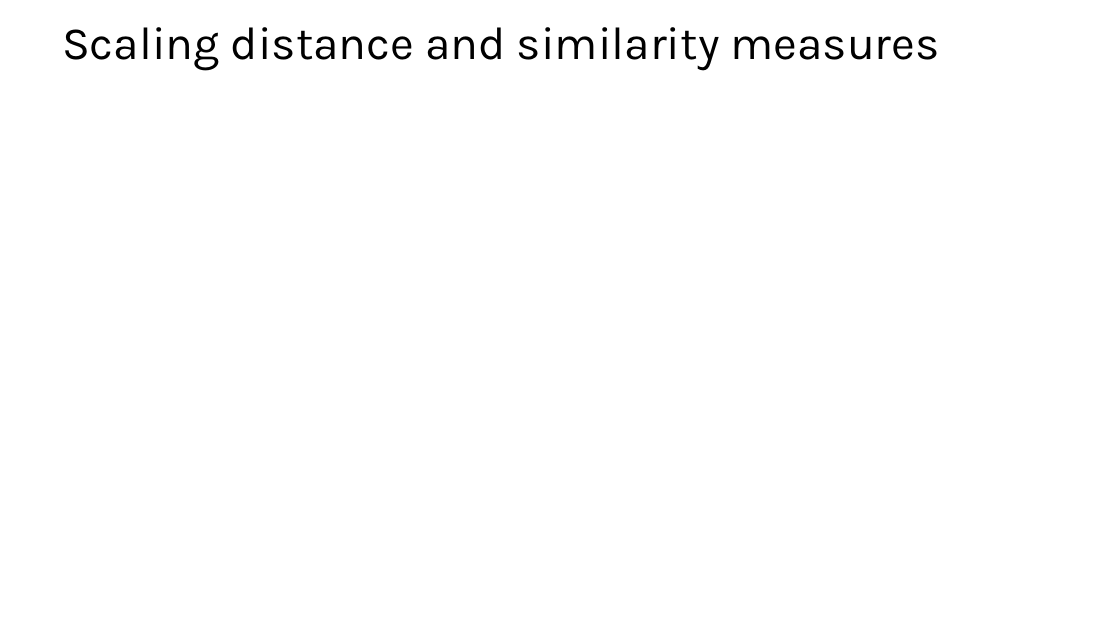
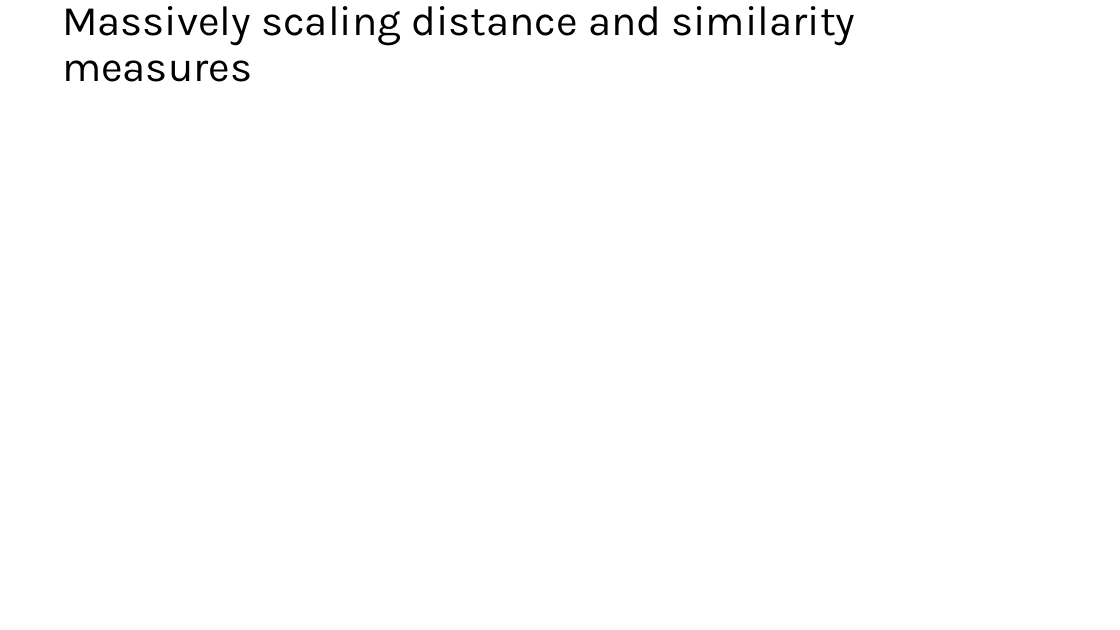
Before and after one commit to harelgabainew/school1, a slide deck: slide 42 of slides/4_DistanceAndSimilarityMeasures.pptx. Drawn at 1120x630 pixels with LibreOffice and Linux fonts; fonts in the diff are those of the drawing; grey boxes stand for pictures. Boxes give left, top, right and bottom in pixels: in the first picture for what was removed or moved away, otherwise in the second. Text is boxed around its words. In the diff, an @@ line names an element or a change of style, - is before the commit and + after.

```diff
--- a/slides/4_DistanceAndSimilarityMeasures.pptx
+++ b/slides/4_DistanceAndSimilarityMeasures.pptx
@@ title at bbox=[62, 6, 855, 82]: text changed; size 39.6 to 36 pt @@
-Scaling distance and similarity measures
+Massively scaling distance and similarity measures
```
Also in this commit, not shown: 7 other slides changed.
